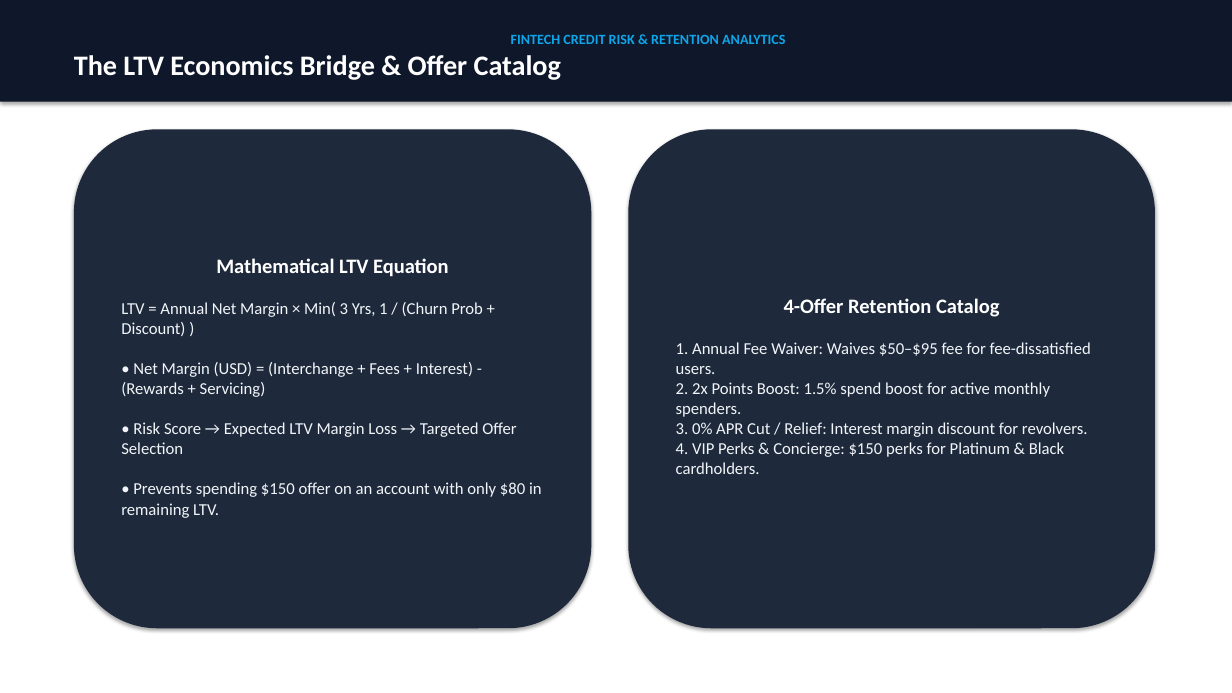
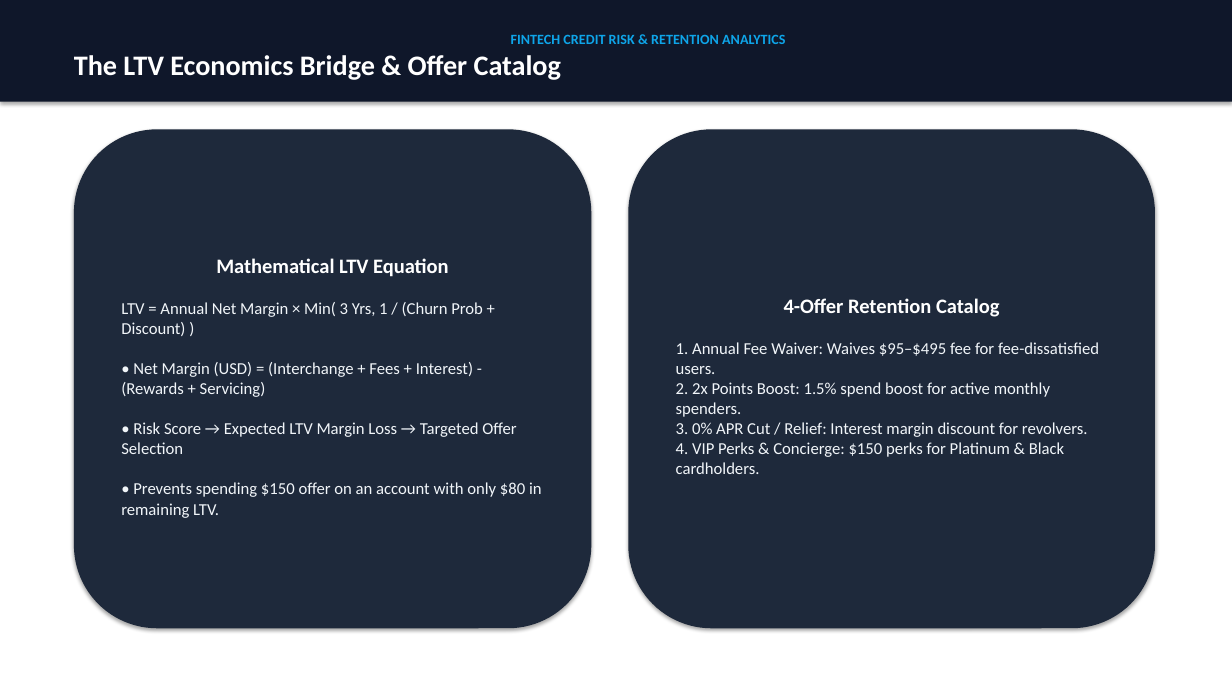
Before and after one commit to PriyankaHichkad/Fintech-Customer-Churn-Analytics, a slide deck: slide 5 of exports/FinTech_Churn_Retention_Strategy.pptx. Drawn at 1232x693 pixels with LibreOffice and Linux fonts; fonts in the diff are those of the drawing. Boxes give left, top, right and bottom in pixels: in the first picture for what was removed or moved away, otherwise in the second. Text is boxed around its words. In the diff, an @@ line names an element or a change of style, - is before the commit and + after.

```diff
--- a/exports/FinTech_Churn_Retention_Strategy.pptx
+++ b/exports/FinTech_Churn_Retention_Strategy.pptx
@@ text in rounded rectangle at (676,342,1099,474): text changed @@
-1. Annual Fee Waiver: Waives $50–$95 fee for fee-dissatisfied users.
-2. 2x Points Boost: 1.5% spend boost for active monthly spenders.
-3. 0% APR Cut / Relief: Interest margin discount for revolvers.
-4. VIP Perks & Concierge: $150 perks for Platinum & Black cardholders.
+1. Annual Fee Waiver: Waives $95–$495 fee for fee-dissatisfied users.
+2. 2x Points Boost: 1.5% spend boost for active monthly spenders.
+3. 0% APR Cut / Relief: Interest margin discount for revolvers.
+4. VIP Perks & Concierge: $150 perks for Platinum & Black cardholders.
```
Also in this commit, not shown: 5 other slides changed, 5 other files.
